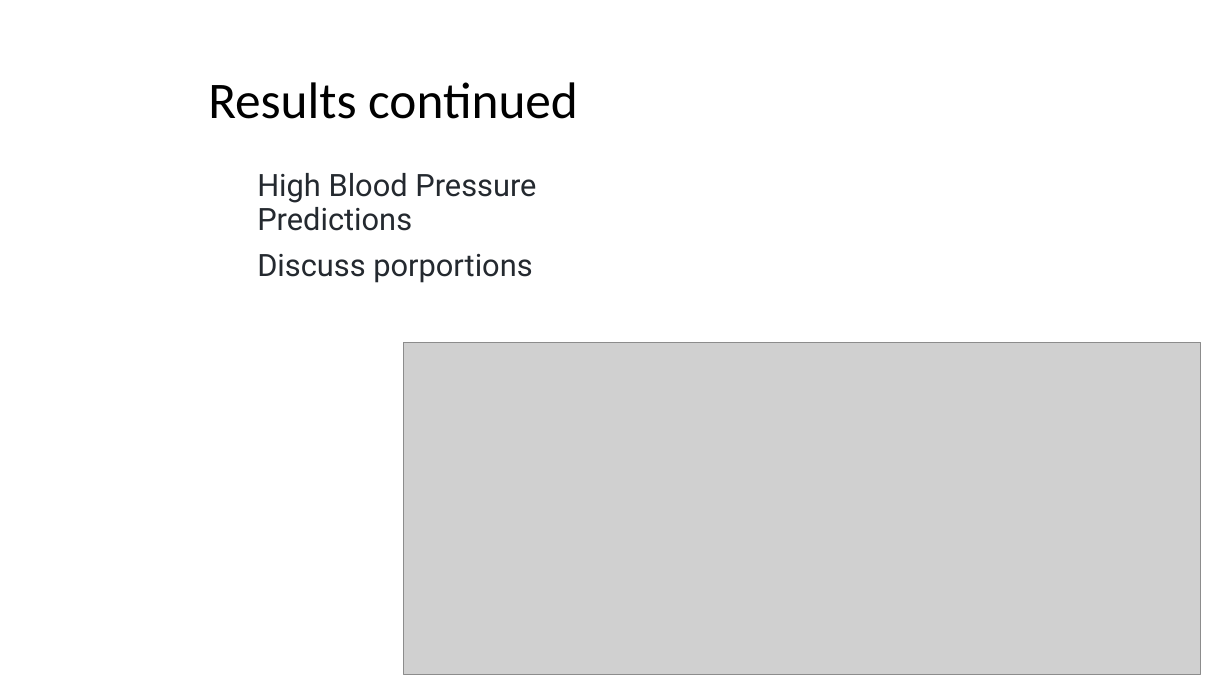
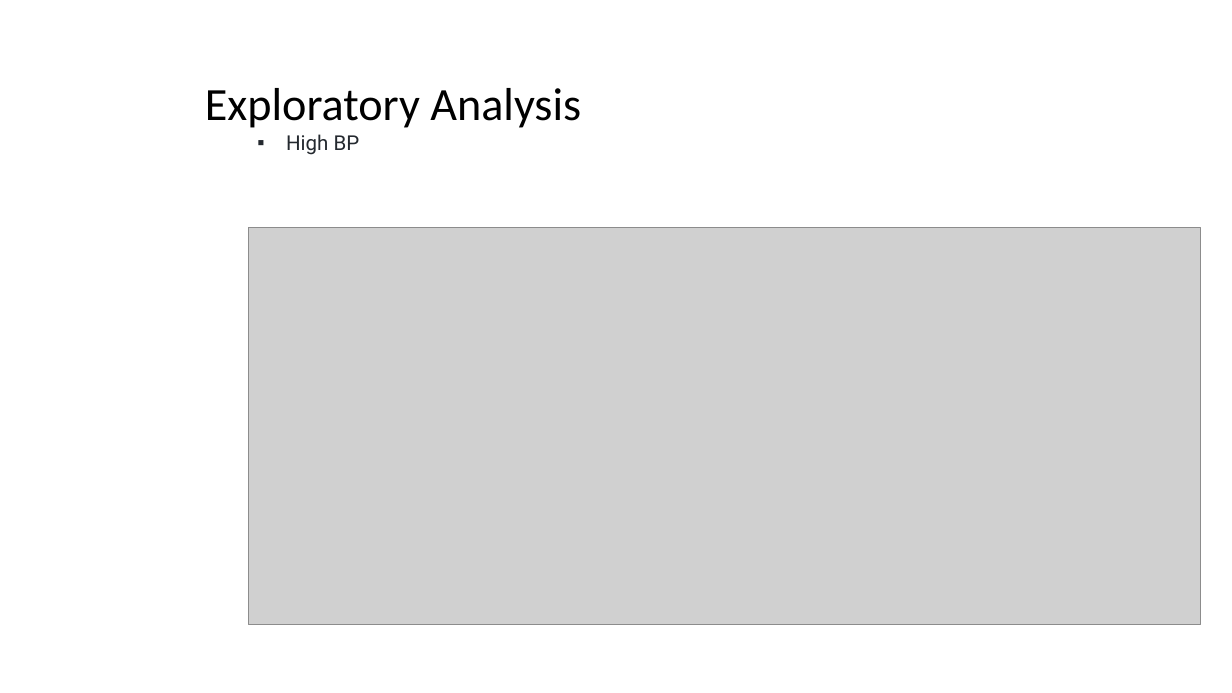
Before and after one commit to Isabel-gt/Final_Project, a slide deck: slide 12 of Diabetes_Predictions.pptx (slide 10 before the commit). Drawn at 1232x693 pixels with LibreOffice and Linux fonts; fonts in the diff are those of the drawing; grey boxes stand for pictures; background and template pictures are left out. Boxes give left, top, right and bottom in pixels: in the first picture for what was removed or moved away, otherwise in the second. Text is boxed around its words. In the diff, an @@ line names an element or a change of style, - is before the commit and + after.

```diff
--- a/Diabetes_Predictions.pptx
+++ b/Diabetes_Predictions.pptx
@@ title at box(205, 88, 581, 128): text changed; size 40 to 36 pt @@
-Results continued
+Exploratory Analysis
@@ subtitle at box(286, 134, 360, 155): text changed; size 24 to 16 pt @@
-High Blood Pressure Predictions
-Discuss porportions
+▪ High BP
@@ picture: place and size @@
-picture at box(404, 342, 1202, 675)
+picture at box(248, 227, 1201, 625)
```
Also in this commit, not shown: 11 other slides changed, 14 slides added, 1 slide removed.
